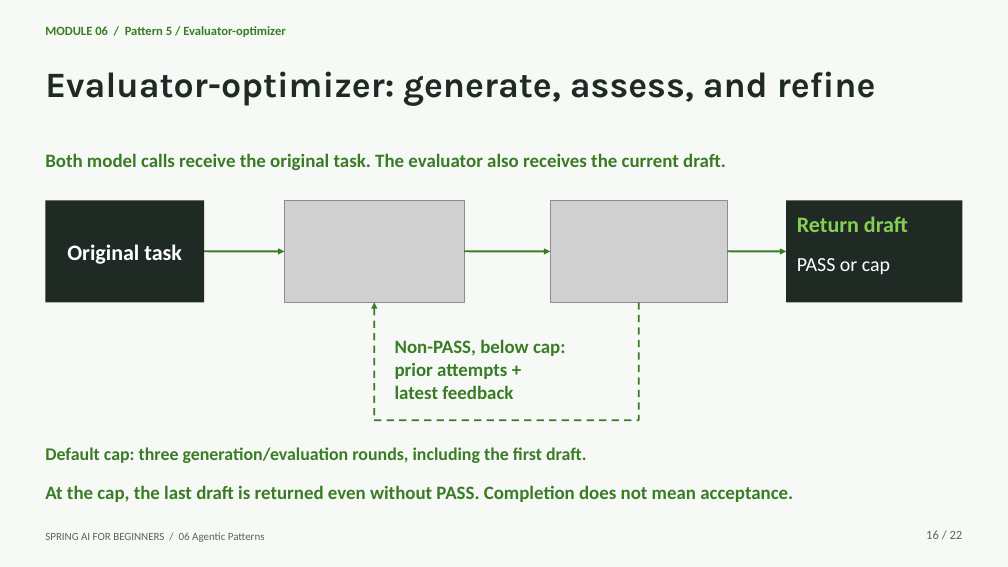
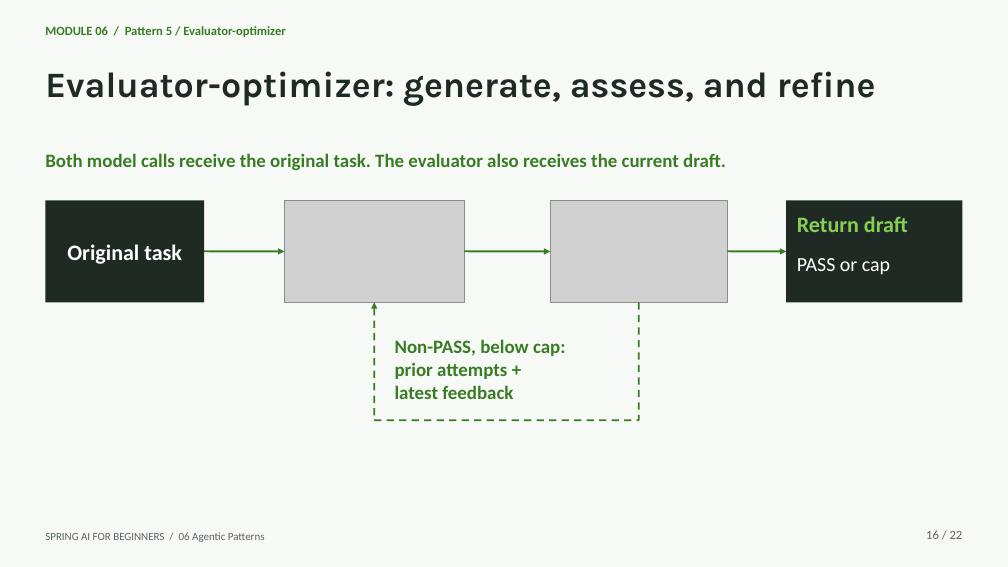
Before and after one commit to microsoft/Spring-AI-for-Beginners, a slide deck: slide 16 of presentations/06-agentic-patterns-with-spring-ai.pptx. Drawn at 1008x567 pixels with LibreOffice and Linux fonts; fonts in the diff are those of the drawing; grey boxes stand for pictures. Boxes give left, top, right and bottom in pixels: in the first picture for what was removed or moved away, otherwise in the second. Text is boxed around its words. In the diff, an @@ line names an element or a change of style, - is before the commit and + after.

```diff
--- a/presentations/06-agentic-patterns-with-spring-ai.pptx
+++ b/presentations/06-agentic-patterns-with-spring-ai.pptx
@@ text removed at <box>45,447,586,463</box> @@
-Default cap: three generation/evaluation rounds, including the first draft.
@@ text removed at <box>45,485,793,502</box> @@
-At the cap, the last draft is returned even without PASS. Completion does not mean acceptance.
```
Also in this commit, not shown: 19 other slides changed, 1 slide added, 1 slide removed, 5 other files.
